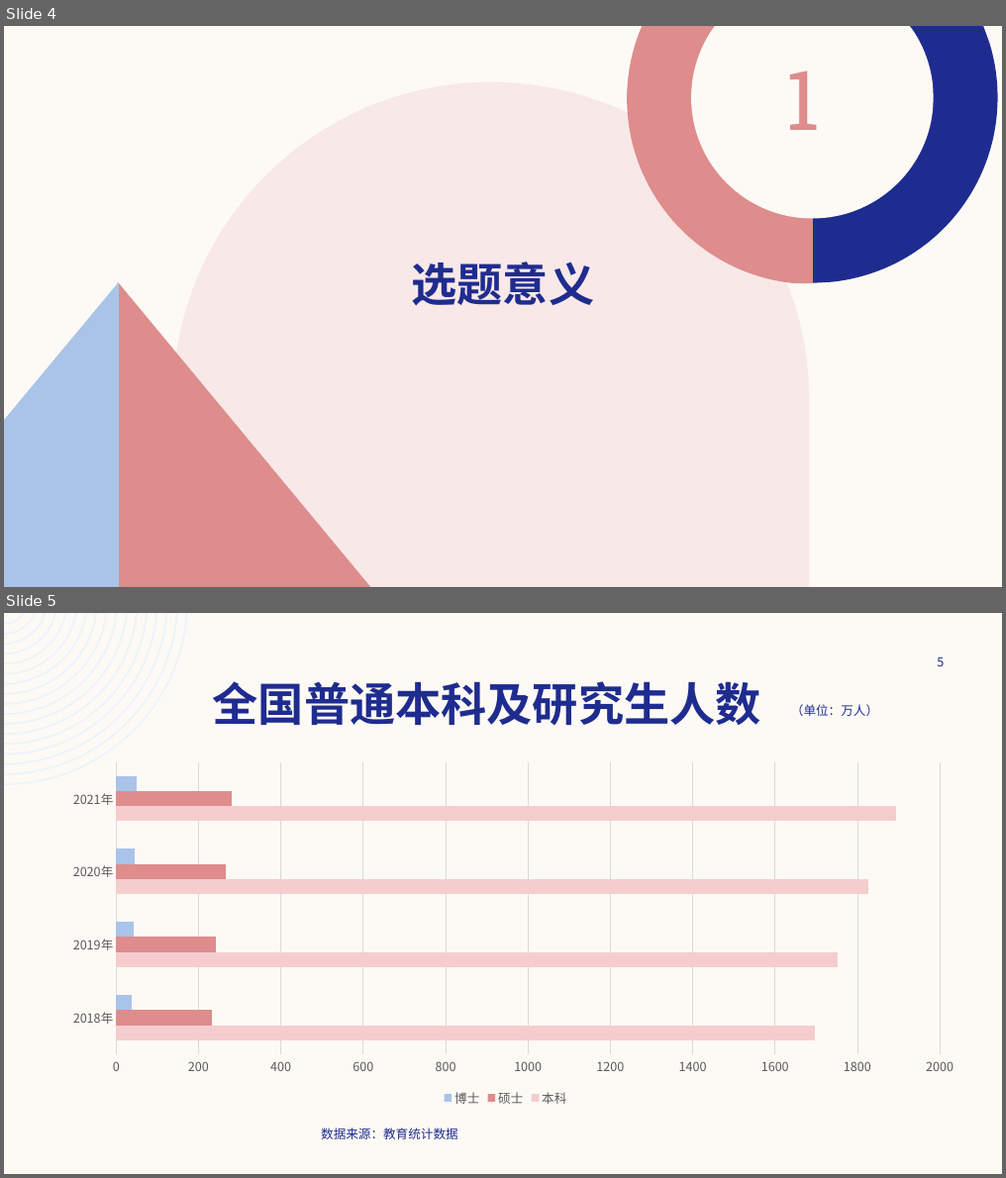
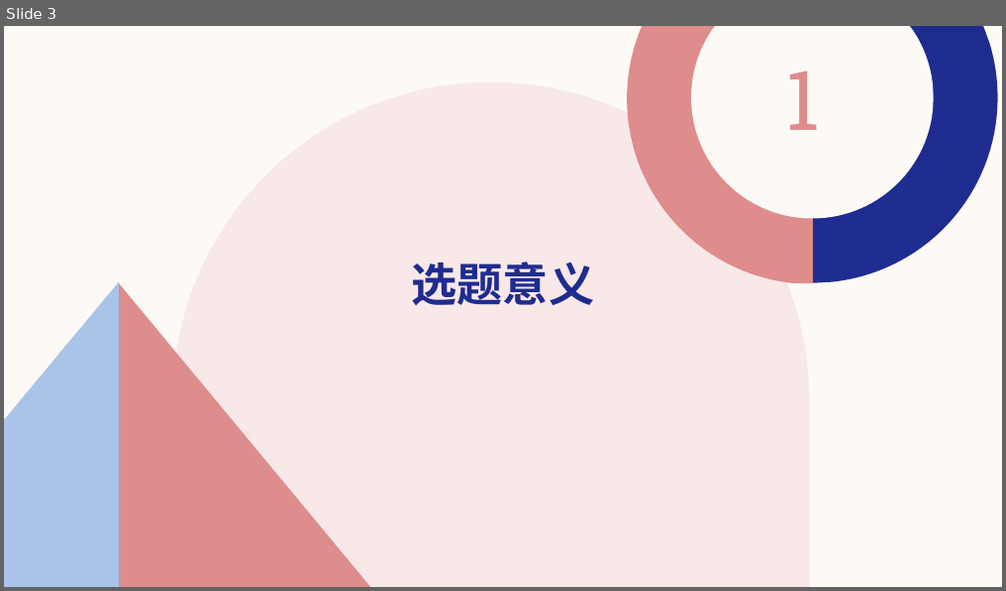
Before and after one commit to Mhenwa/00, a slide deck: 开题/原版/计算机科学与技术22-1_第3组_开题汇报_零零后大学生的消费行为调研.pptx. Shown one above the other, each under a label of ours: slides 4 and 5 before the commit, slide 3 after it. The pictures are 1006x1178 and 1006x591 pixels, drawn with LibreOffice and Linux fonts; fonts in the diff are those of the drawing. Boxes give left, top, right and bottom in pixels: in the first picture for what was removed or moved away, otherwise in the second. Text is boxed around its words. In the diff, an @@ line names an element or a change of style, - is before the commit and + after.

```diff
--- a/开题/原版/计算机科学与技术22-1_第3组_开题汇报_零零后大学生的消费行为调研.pptx
+++ b/开题/原版/计算机科学与技术22-1_第3组_开题汇报_零零后大学生的消费行为调研.pptx
@@ slide 5 removed at bbox=[4, 613, 1002, 1174], background #FDFAF6 @@
@@ freeform shape removed at bbox=[4, 613, 187, 785] @@
@@ page number removed at bbox=[937, 657, 944, 666] @@
-5
@@ title removed at bbox=[213, 681, 761, 725] @@
-全国普通本科及研究生人数
@@ text removed at bbox=[791, 704, 878, 716] @@
-（单位：万人）
@@ bar chart removed at bbox=[51, 748, 960, 1111] @@
-categories: 2018年, 2019年, 2020年, 2021年
-本科: 1700, 1750, 1830, 1890
-硕士: 230, 240, 260, 280
-博士: 40, 40, 50, 50
@@ text removed at bbox=[321, 1128, 457, 1140] @@
-数据来源：教育统计数据
@@ what was slide 4 is now slide 3 @@
```
Also in this commit, not shown: 1 slide changed, 3 other slides removed, 3 other files.
